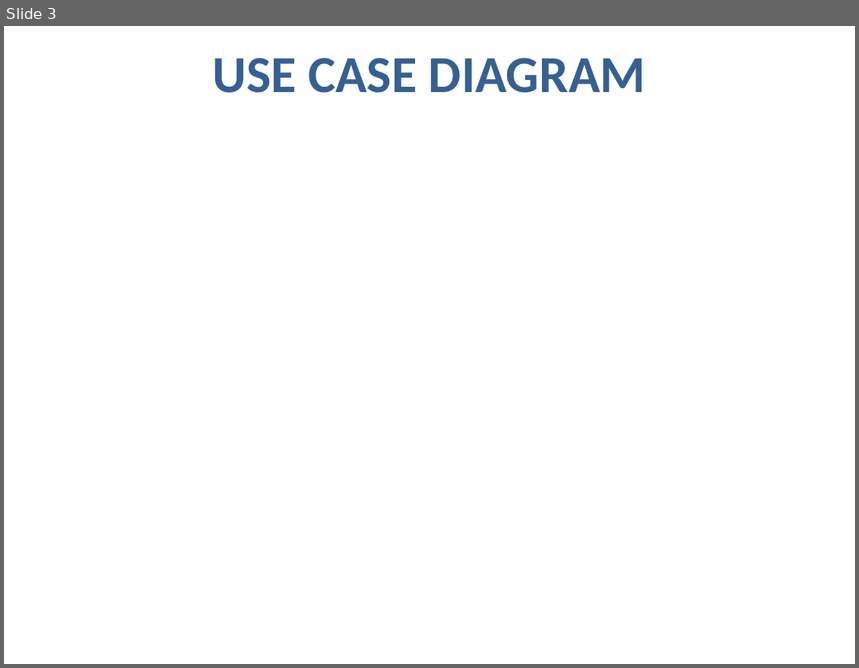
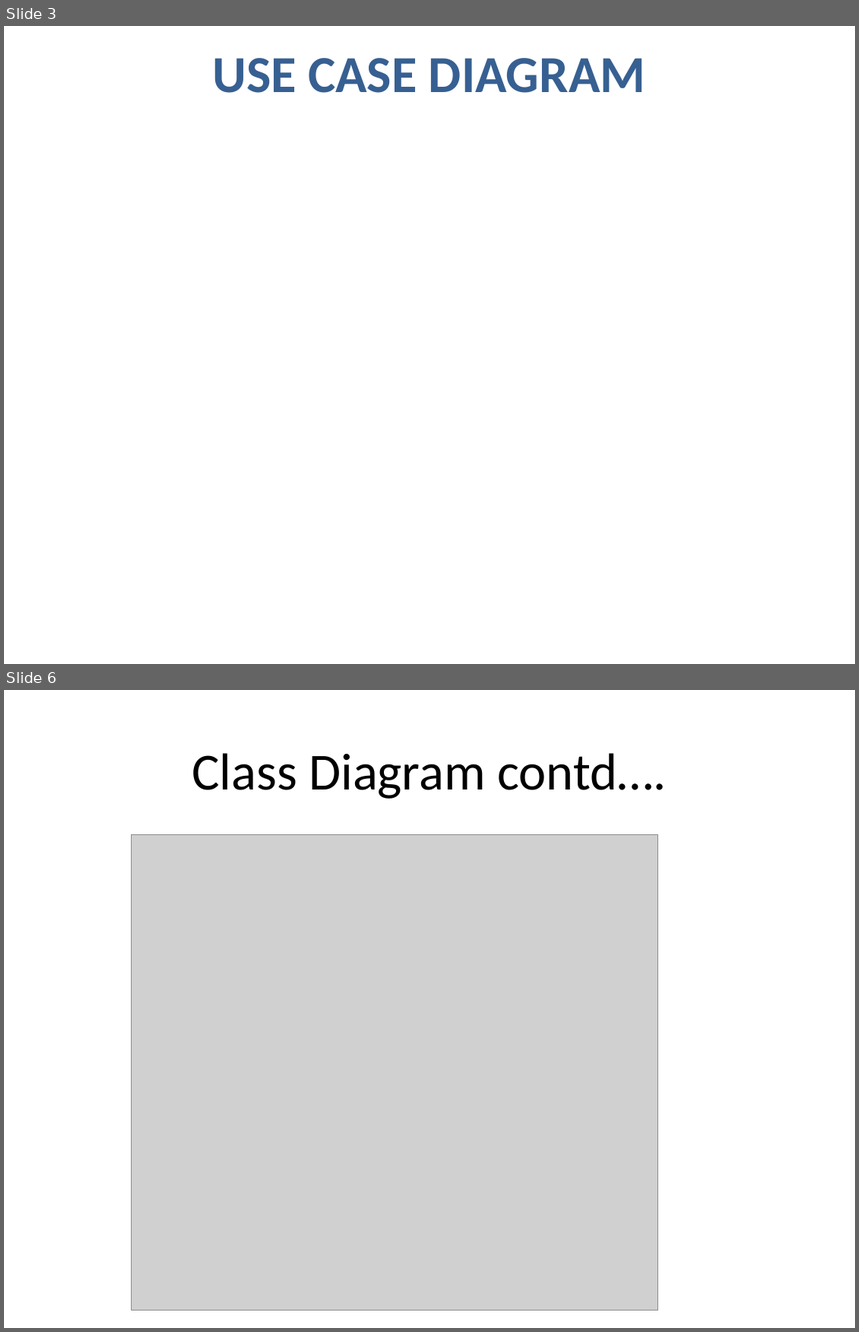
Before and after one commit to SamanwayCapg/Pecunia_codes, a slide deck: Presentation Ayush.pptx. Shown one above the other, each under a label of ours: slide 3 before the commit, slides 3 and 6 after it; the slides between them are not shown. The pictures are 859x668 and 859x1332 pixels, drawn with LibreOffice and Linux fonts; fonts in the diff are those of the drawing; grey boxes stand for pictures; background and template pictures are left out. Boxes give left, top, right and bottom in pixels: in the first picture for what was removed or moved away, otherwise in the second. Text is boxed around its words. In the diff, an @@ line names an element or a change of style, - is before the commit and + after.

```diff
--- a/Presentation Ayush.pptx
+++ b/Presentation Ayush.pptx
@@ slide 6 added at <box>4,690,855,1328</box>, background #FFFFFF @@
@@ title added at <box>192,753,666,799</box>, 44 pt, text #000000 @@
+Class Diagram contd….
@@ picture added at <box>132,834,658,1310</box> @@
```
Also in this commit, not shown: 1 slide changed, 1 other slide added.
